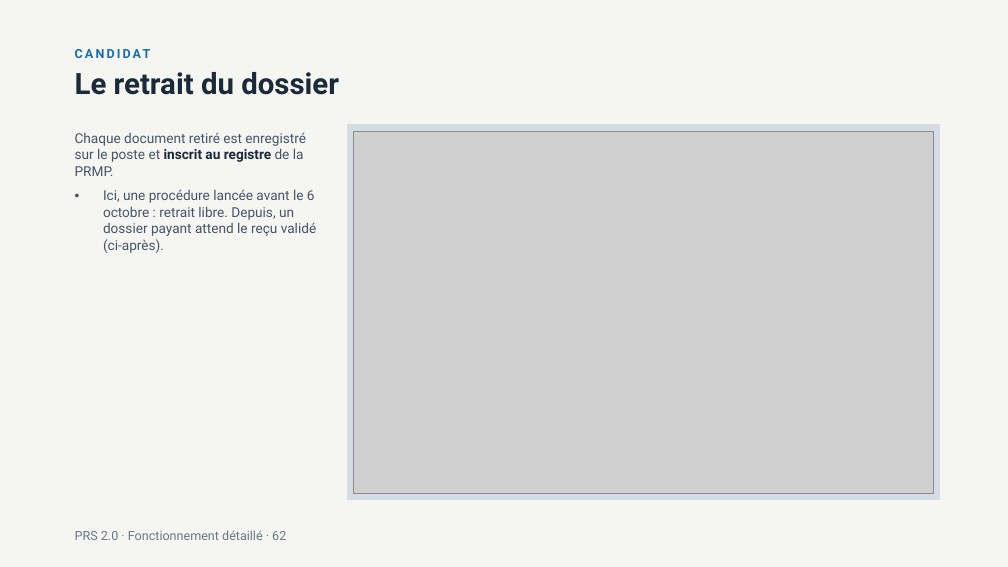
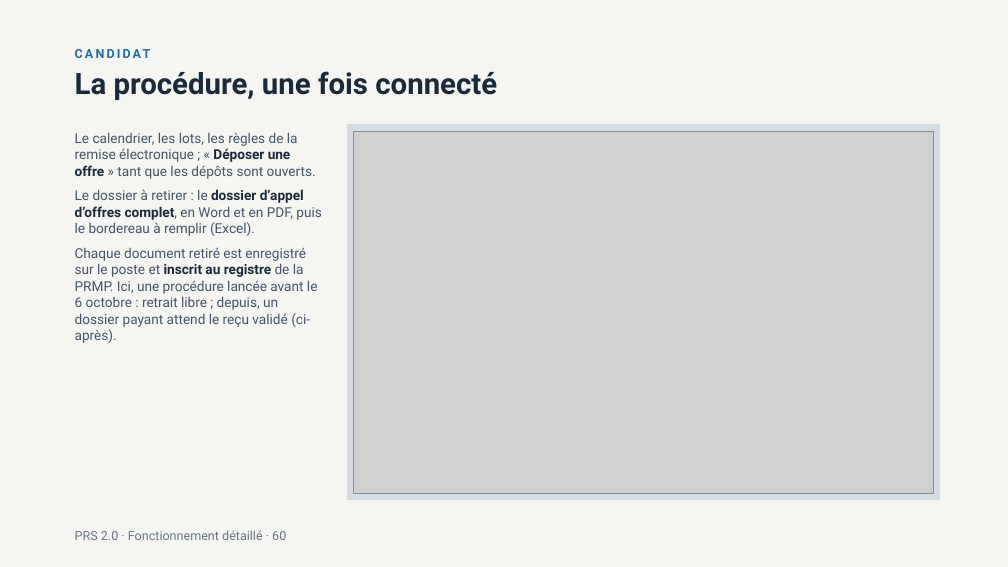
Before and after one commit to lralaitsilanihasy-create/PRS2.0-frontend, a slide deck: slide 60 of docs/documentation/PRS2-fonctionnement-detaille-2026-10-06.pptx (slide 62 before the commit). Drawn at 1008x567 pixels with LibreOffice and Linux fonts; fonts in the diff are those of the drawing; grey boxes stand for pictures. Boxes give left, top, right and bottom in pixels: in the first picture for what was removed or moved away, otherwise in the second. Text is boxed around its words. In the diff, an @@ line names an element or a change of style, - is before the commit and + after.

```diff
--- a/docs/documentation/PRS2-fonctionnement-detaille-2026-10-06.pptx
+++ b/docs/documentation/PRS2-fonctionnement-detaille-2026-10-06.pptx
@@ text at (75,71,497,100): text changed @@
-Le retrait du dossier
+La procédure, une fois connecté
@@ text at (75,132,321,343): text changed @@
-• Chaque document retiré est enregistré sur le poste et inscrit au registre de la PRMP.
-• Ici, une procédure lancée avant le 6 octobre : retrait libre. Depuis, un dossier payant attend le reçu validé (ci-après).
+• Le calendrier, les lots, les règles de la remise électronique ; « Déposer une offre » tant que les dépôts sont ouverts.
+• Le dossier à retirer : le dossier d’appel d’offres complet, en Word et en PDF, puis le bordereau à remplir (Excel).
+• Chaque document retiré est enregistré sur le poste et inscrit au registre de la PRMP. Ici, une procédure lancée avant le 6 octobre : retrait libre ; depuis, un dossier payant attend le reçu validé (ci-après).
@@ text at (75,530,286,540): text changed @@
-PRS 2.0 · Fonctionnement détaillé · 62
+PRS 2.0 · Fonctionnement détaillé · 60
```
Also in this commit, not shown: 49 other slides changed, 2 slides removed.
